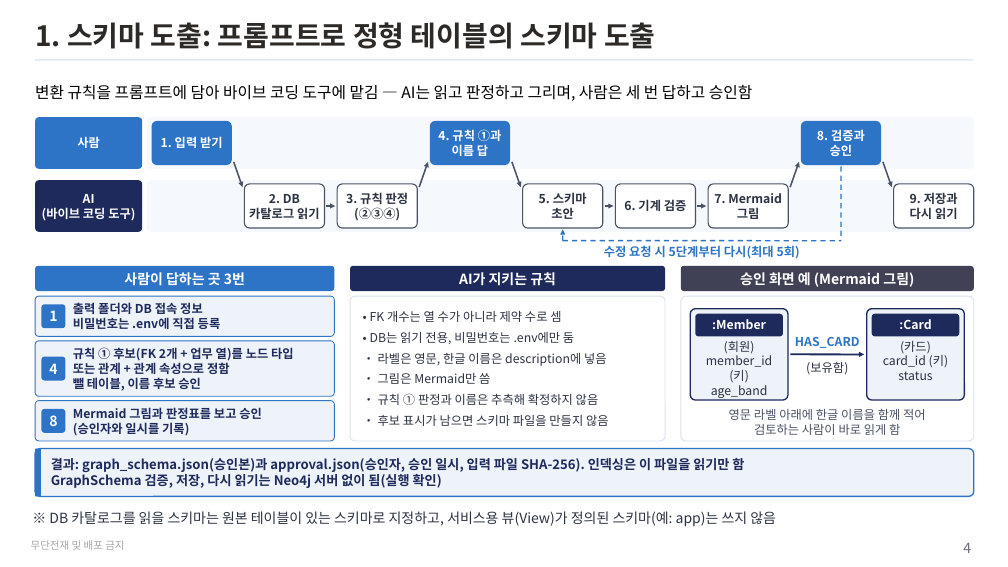
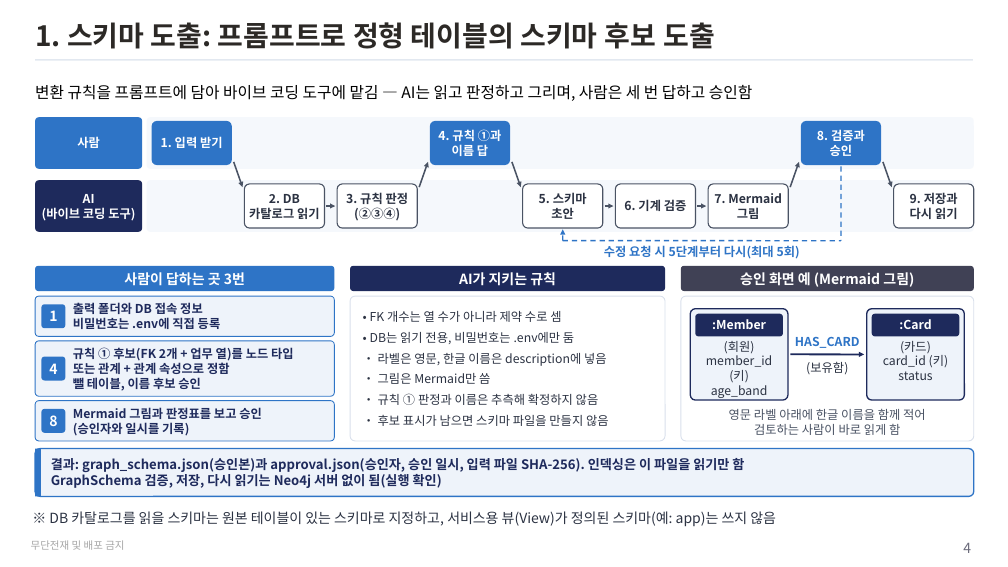
Before and after one commit to unicorn-campus/design-agentic-ai, a slide deck: slide 4 of temp/kg-schema-design/그래프스키마도출.pptx. Drawn at 1008x567 pixels with LibreOffice and Linux fonts; fonts in the diff are those of the drawing. Boxes give left, top, right and bottom in pixels: in the first picture for what was removed or moved away, otherwise in the second. Text is boxed around its words. In the diff, an @@ line names an element or a change of style, - is before the commit and + after.

```diff
--- a/temp/kg-schema-design/그래프스키마도출.pptx
+++ b/temp/kg-schema-design/그래프스키마도출.pptx
@@ title at (x1=35, y1=22, x2=716, y2=49): text changed @@
-1. 스키마 도출: 프롬프트로 정형 테이블의 스키마 도출
+1. 스키마 도출: 프롬프트로 정형 테이블의 스키마 후보 도출
```
Also in this commit, not shown: 3 other slides changed, 5 slides added, 1 slide removed, 24 other files.
